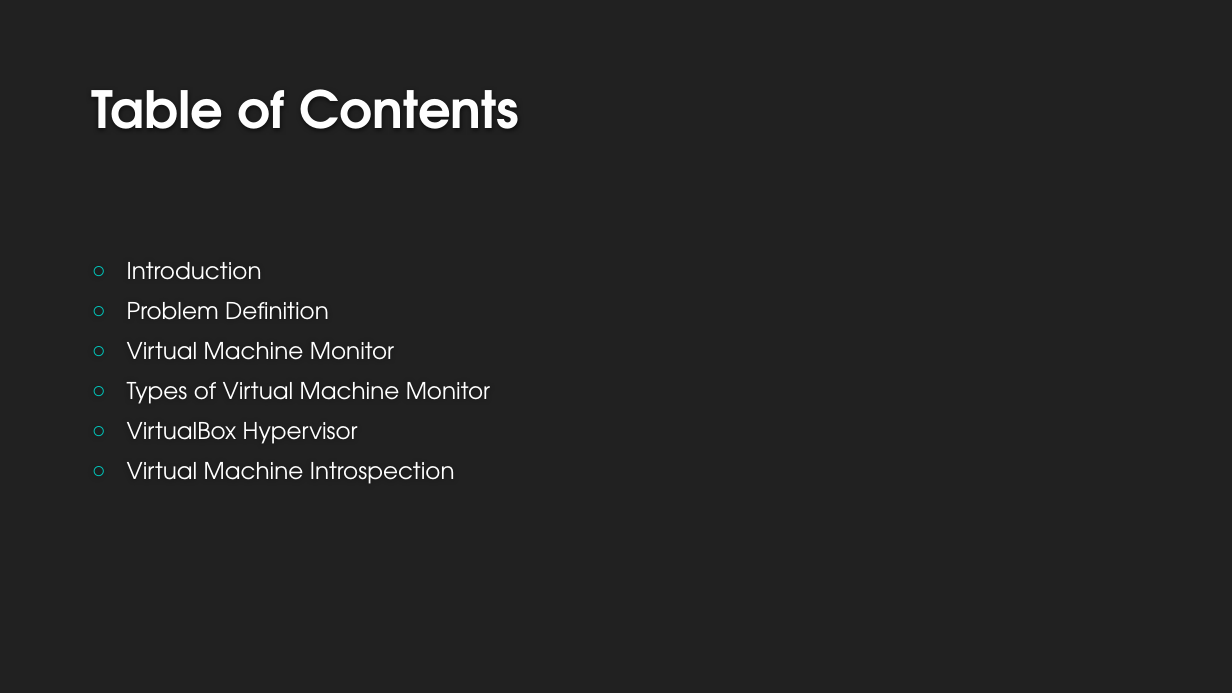
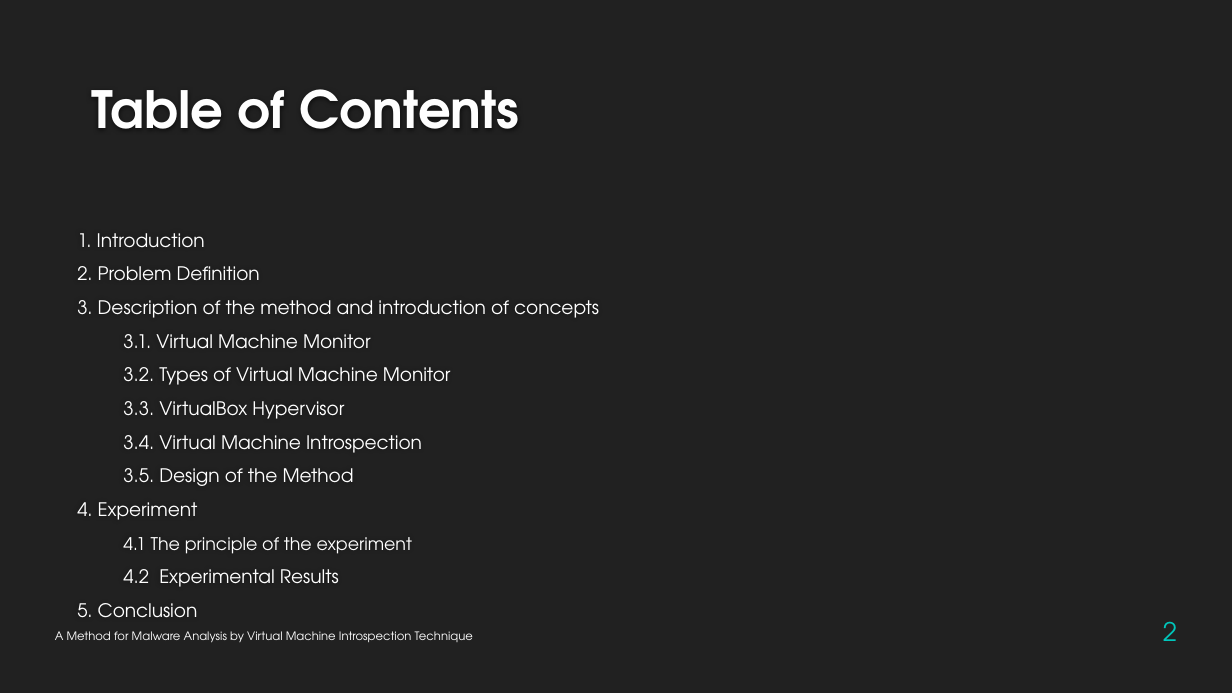
Before and after one commit to KiRiLldrs/academic-fundamentals, a slide deck: slide 2 of lab3 V2.pptx. Drawn at 1232x693 pixels with LibreOffice and Linux fonts; fonts in the diff are those of the drawing; background and template pictures are left out. Boxes give left, top, right and bottom in pixels: in the first picture for what was removed or moved away, otherwise in the second. Text is boxed around its words. In the diff, an @@ line names an element or a change of style, - is before the commit and + after.

```diff
--- a/lab3 V2.pptx
+++ b/lab3 V2.pptx
@@ text at [77, 300, 599, 618]: text changed; size 18 to 14.4 pt @@
-○ Introduction
-○ Problem Definition
-○ Virtual Machine Monitor
-○ Types of Virtual Machine Monitor
-○ VirtualBox Hypervisor
-○ Virtual Machine Introspection
+1. Introduction
+2. Problem Definition
+3. Description of the method and introduction of concepts
+3.1. Virtual Machine Monitor
+3.2. Types of Virtual Machine Monitor
+3.3. VirtualBox Hypervisor
+3.4. Virtual Machine Introspection
+3.5. Design of the Method
+4. Experiment
+4.1 The principle of the experiment
+4.2 Experimental Results
+5. Conclusion
@@ page number added at [1163, 621, 1177, 641], 20 pt, text #00C6BB @@
+2
@@ text added at [55, 631, 473, 643], 9 pt, text #FFFFFF @@
+A Method for Malware Analysis by Virtual Machine Introspection Technique
```
Also in this commit, not shown: 12 other slides changed.
